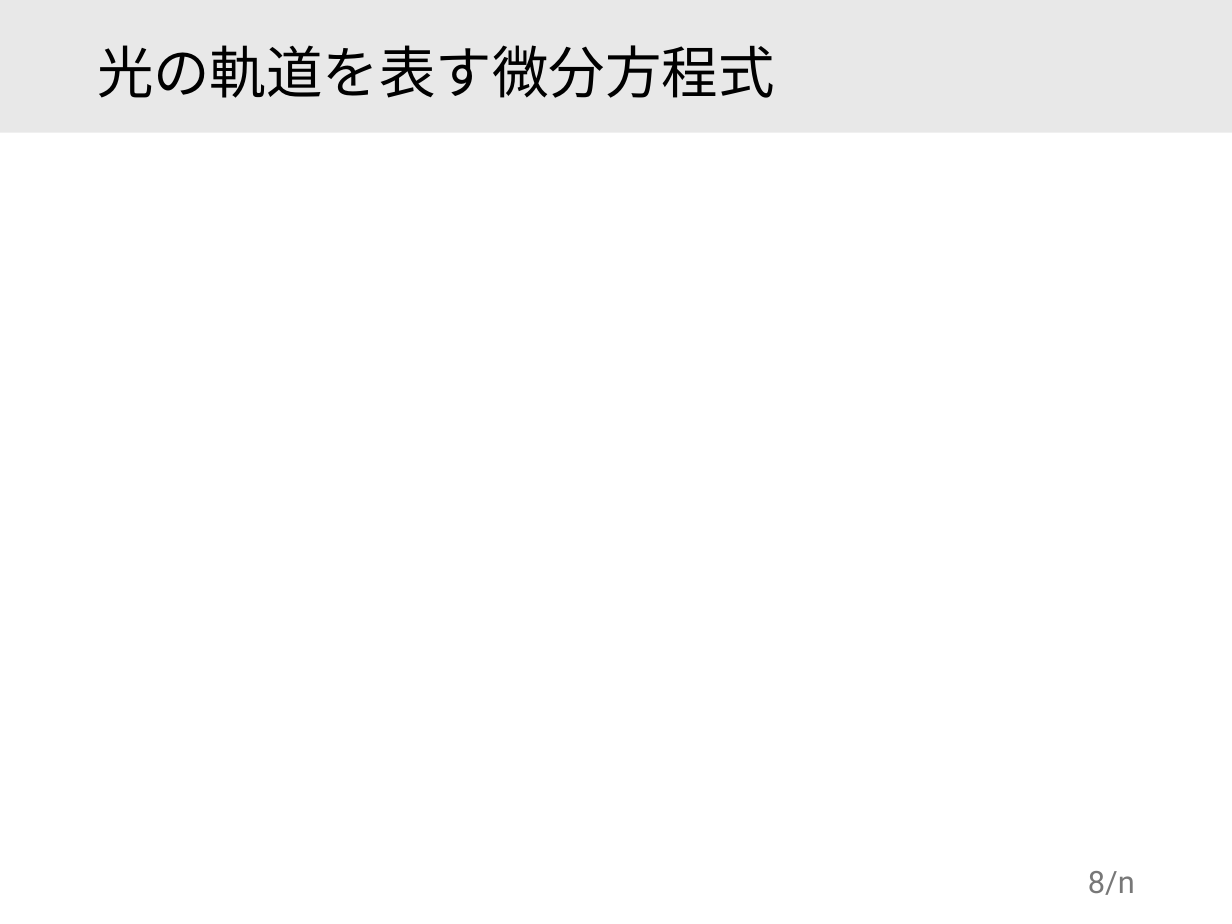
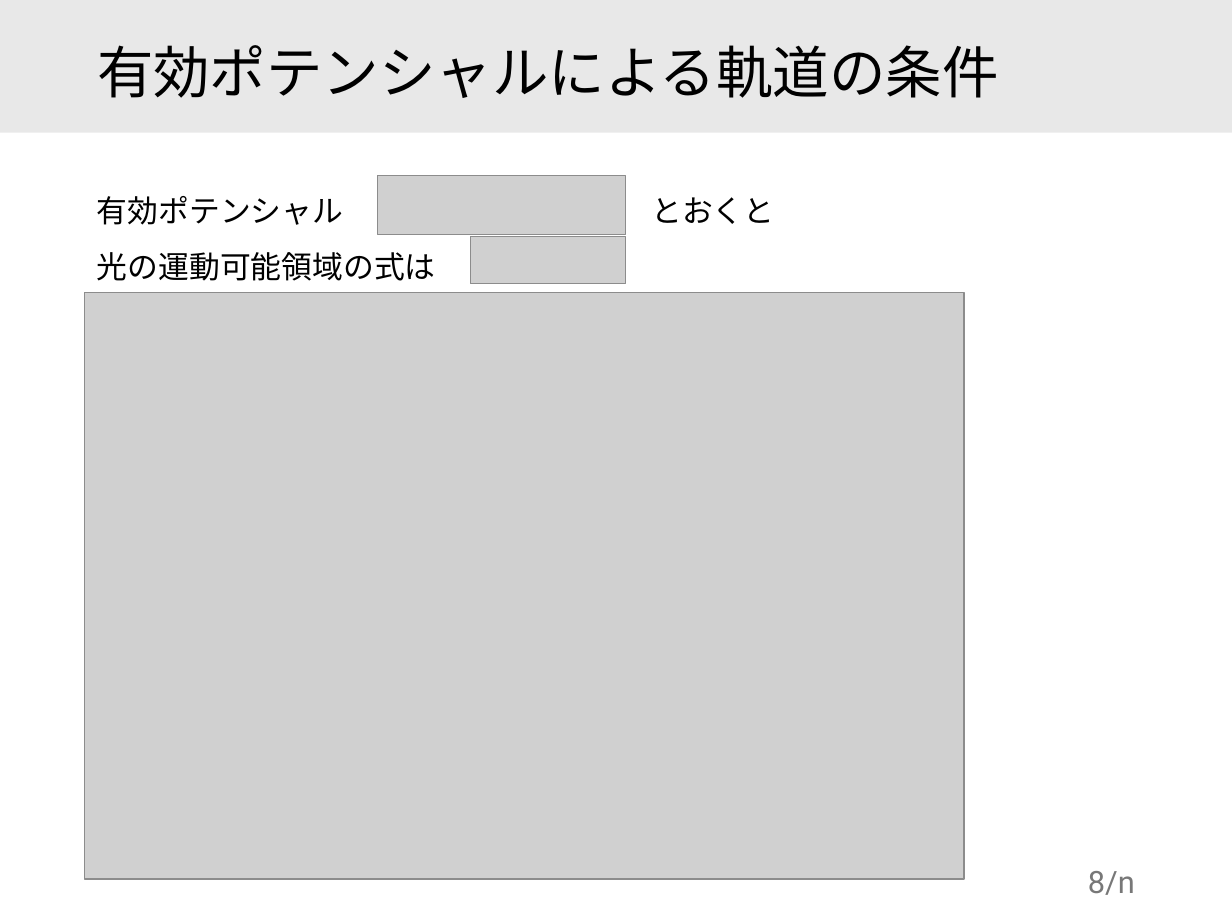
Before and after one commit to motoki-omamiuda/gakushuin, a slide deck: slide 8 of docs/大輪講.pptx. Drawn at 1232x924 pixels with LibreOffice and Linux fonts; fonts in the diff are those of the drawing; grey boxes stand for pictures. Boxes give left, top, right and bottom in pixels: in the first picture for what was removed or moved away, otherwise in the second. Text is boxed around its words. In the diff, an @@ line names an element or a change of style, - is before the commit and + after.

```diff
--- a/docs/大輪講.pptx
+++ b/docs/大輪講.pptx
@@ title at (97,45,999,98): text changed @@
-光の軌道を表す微分方程式
+有効ポテンシャルによる軌道の条件
@@ picture added at (377,176,625,235) @@
@@ text added at (97,196,774,281), 18 pt, text #000000 @@
+有効ポテンシャル とおくと
+光の運動可能領域の式は
@@ picture added at (471,237,626,283) @@
@@ picture added at (85,293,965,880) @@
```
Also in this commit, not shown: 1 other slide changed, 2 slides added, 54 other files.
